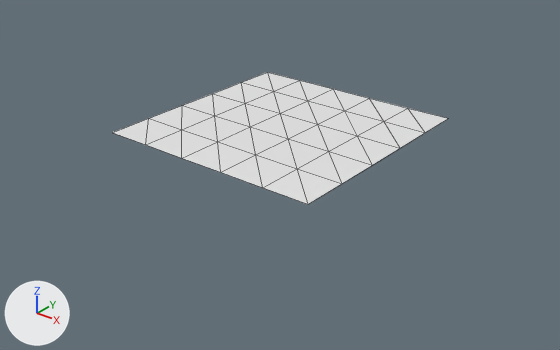
Two versions of the OBJ model ld31_onescreen/assets/gameboard_5x5.obj, one commit apart.
The view is the same before and after, from a 50 mm lens placed at (9.35, -11.83, 6.15), pointed at (0.03, -0.18, -1.07). Every picture has the same lights, and +X, +Y and +Z are marked at lower left. Mesh edges are drawn as thin lines. Where no turn or scale is listed for an object, it has been applied to the vertices.

Before the edit, the objects in view are built like this:
```python
me_grid_grid_001 = bpy.data.meshes.new('Grid_Grid.001')
me_grid_grid_001.from_pydata(...)  # 36 vertices, 50 faces; spans x -2.5..2.5, y -2.5..2.5, z 0.0
ob_grid_grid_001 = bpy.data.objects.new('Grid_Grid.001', me_grid_grid_001)
ob_grid_grid_001.location = (0.0, 0.0, 0.0)
```
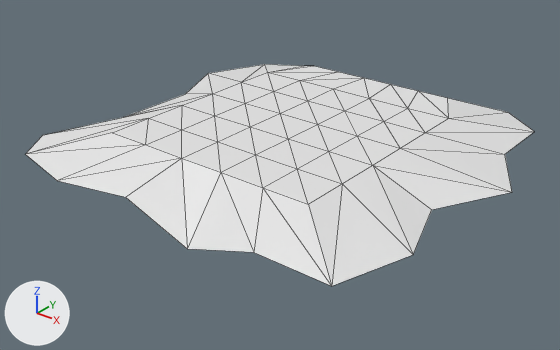
Where the change shows, as pixel boxes [x1, y1, x2, y2] in the pictures (560 x 350 px):
'Grid_Grid.001', reshaped (51% wider, 68% taller)
    before: [113, 72, 449, 204]
    after: [26, 64, 534, 286]
part 1 of me_grid_grid_001, added
    after: [26, 64, 534, 286]

Edits to the bpy script that builds the scene:
```text
Change me_grid_grid_001:
    used by ob_grid_grid_001; location = (0.0, 0.0, 0.0)
    remove me_grid_grid_001.from_pydata(...)  # 36 vertices, 50 faces; spans x -2.5..2.5, y -2.5..2.5, z 0.0
    add me_grid_grid_001.from_pydata(...)  # 60 vertices, 94 faces; spans x -4.45..4.7, y -4.1..4.66, z -0.92..0.0
    me_grid_grid_001 part 1
    24 vertices are added at x -4.45..4.7, y -4.1..4.66, z -0.92..0.0
    44 new faces join them
```
